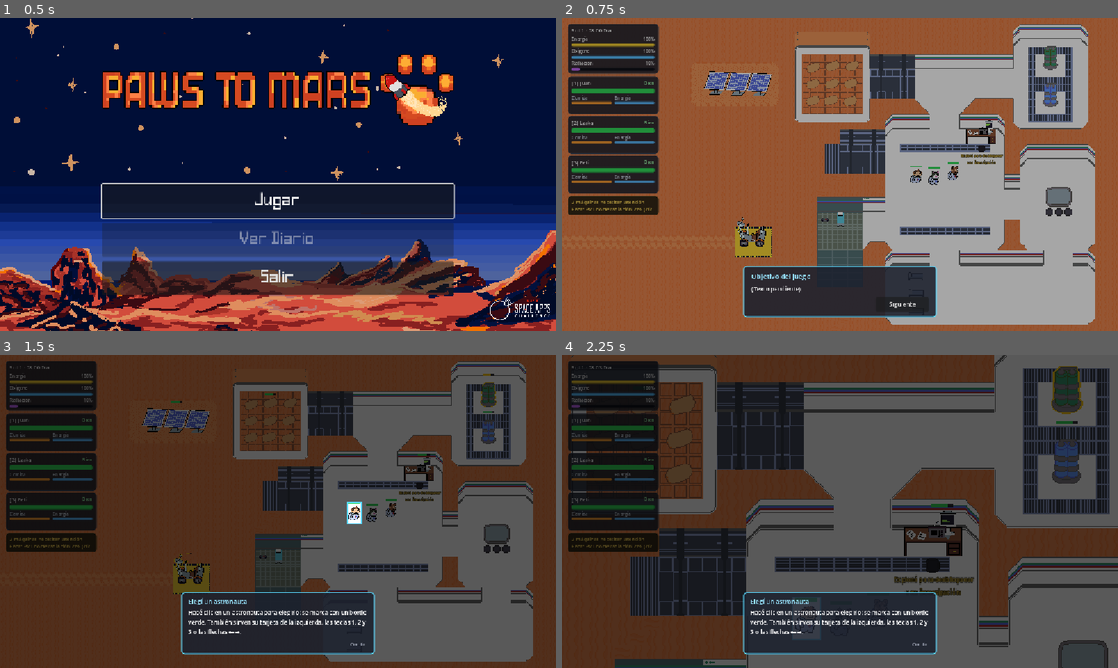
Above: before the commit, frames 1-4 (two rows, left to right).
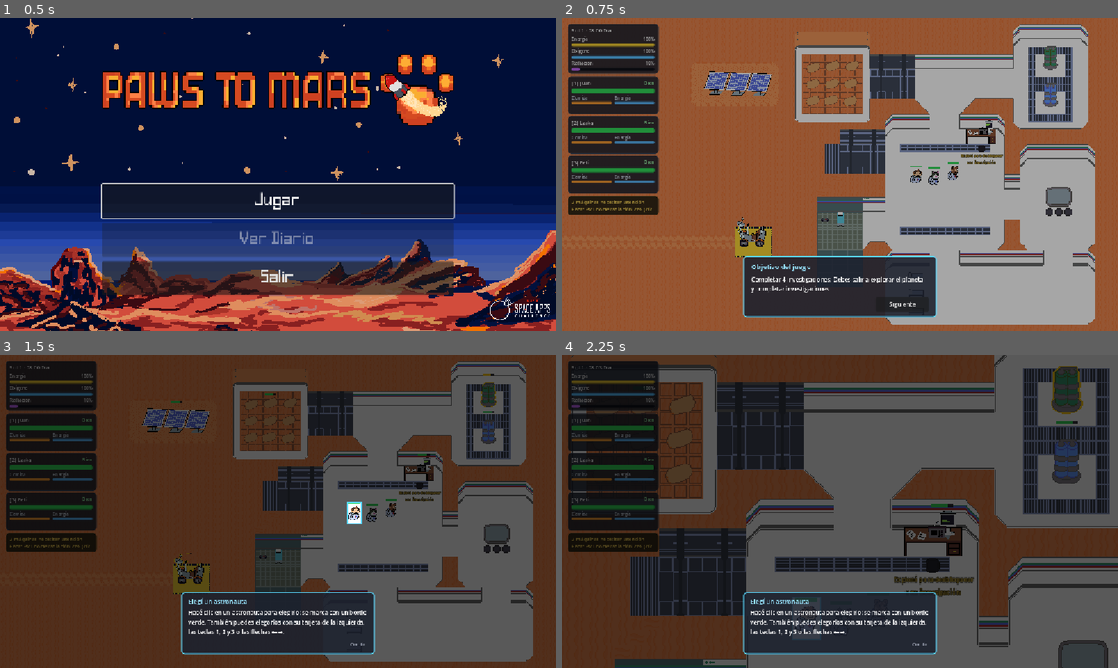
Above: after the commit, the same moments.

Repository: felicetteam/spaceapp-challenge-2026
Game: Godot game, scene res://Pantallas/Menu/MenuInicio.tscn
Two runs of this game, one before a commit and one after it. Both use one fixed random seed, a clock stepped at 60 frames per second and the inputs below.
Inputs (mouse positions are in pixels of both pictures, inside the frame that each line leads up to):
- Up to frame 1 (0.5 s): no input
- Up to frame 2 (0.75 s): click "Jugar" at 0.5 s
- Up to frame 3 (1.5 s): click "Siguiente" at 1.25 s
- Up to frame 4 (2.25 s): click (612, 542) at 2 s

Frame 1 is identical in both runs. In frame 2, 1.8% of the frame differs, in the area x 32-68%, y 76-88%; in frame 3, 0.4%; in frame 4, 0.4%.

Commit message:
Revision textos tutorial

Diff:
--- a/spaceapp/Base/tutorial.gd
+++ b/spaceapp/Base/tutorial.gd
@@ -35,13 +35,13 @@
 	"fotovoltaica": ["Paneles solares",
 		"Juntan la luz del Sol y la convierten en energía. Rinden mucho a la mañana, menos a la tarde y nada de noche. Si se gastan, generan menos: ¡mantenelos sanos para tener energía para la noche!"],
 	"comunicaciones": ["Comunicaciones",
-		"La antena que conecta la base con la Tierra. Mientras funciona, ves los recursos, los desgastes y las alertas. Si se rompe, aparece un ! rojo encima y te quedás a ciegas: arreglala primero."],
+		"La antena conecta la base con la Tierra. Mientras funciona, ves los recursos, los desgastes y las alertas. Si se rompe, aparece un ! rojo encima y te quedás a ciegas: arreglala primero."],
 	"o2": ["Máquina de oxígeno",
 		"Fabrica el aire que respira la tripulación. Necesita energía. Si está gastada (borde amarillo o rojo) no da abasto y el oxígeno baja de a poco; si se rompe, el oxígeno se acaba."],
 	"invernadero": ["Invernadero",
 		"Acá crecen las plantas. Cuanto mejor esté, más comida da cada visita al comedor."],
-	"escudo": ["Escudo de radiación",
-		"Protege la base de la radiación del Sol. Sano (sin borde o en amarillo) hace bajar la radiación; en rojo solo la frena; roto, la radiación sube."],
+	"consola de escudo": ["Escudo de radiación",
+		"Protege la base de la radiación del Sol. Sano (sin borde o en amarillo) hace bajar la radiación; en rojo solo evita que aumente; si se rompe, la radiacion empieza a filtrarse."],
 	"rover": ["Rover",
 		"El vehículo para explorar Marte. Un astronauta se sube y sale a investigar lugares nuevos. Cada salida lo gasta un poco."],
 	"escritorio": ["Escritorio de investigación",
@@ -56,9 +56,9 @@
 		return
 	eventos.evento_iniciado.connect(_al_iniciar_evento)
 	_intro = true
-	_agregar_info("objetivo", "Objetivo del juego", "(Texto pendiente)")
+	_agregar_info("objetivo", "Objetivo del juego", "Completar 4 investigaciones: Debes salir a explorar el planeta y completar investigaciones")
 	_agregar_tarea("elegir", "Elegí un astronauta",
-		"Hacé clic en un astronauta para elegirlo: se marca con un borde verde. También sirven su tarjeta de la izquierda, las teclas 1, 2 y 3 o las flechas ← →.",
+		"Hacé clic en un astronauta para elegirlo: se marca con un borde verde. También puedes elegorlos con su tarjeta de la izquierda, las teclas 1, 2 y 3 o las flechas ← →.",
 		func(): return _rect_astronauta(_primer_astronauta()),
 		func(): return base._activo() != null)
 	var peor := _peor_maquina()
@@ -69,7 +69,7 @@
 		peor,
 		func(): return "Caminando hacia la máquina..." if _quien_va_a_reparar() != null else "")
 	_agregar_tarea("camara", "Mové la cámara",
-		"Usá la rueda del mouse para acercar y alejar, y hacé clic y arrastrá para mover el mapa. Con un astronauta elegido la cámara lo sigue; llevá el mouse al borde para mirar alrededor.",
+		"Usá la rueda del mouse para acercar y alejar, y hacé clic y arrastrá para mover el mapa. Al elegir un astronauta, lo seguimos por la base.",
 		Callable(),
 		func(): return base.uso_rueda and base.uso_arrastre,
 		null,
